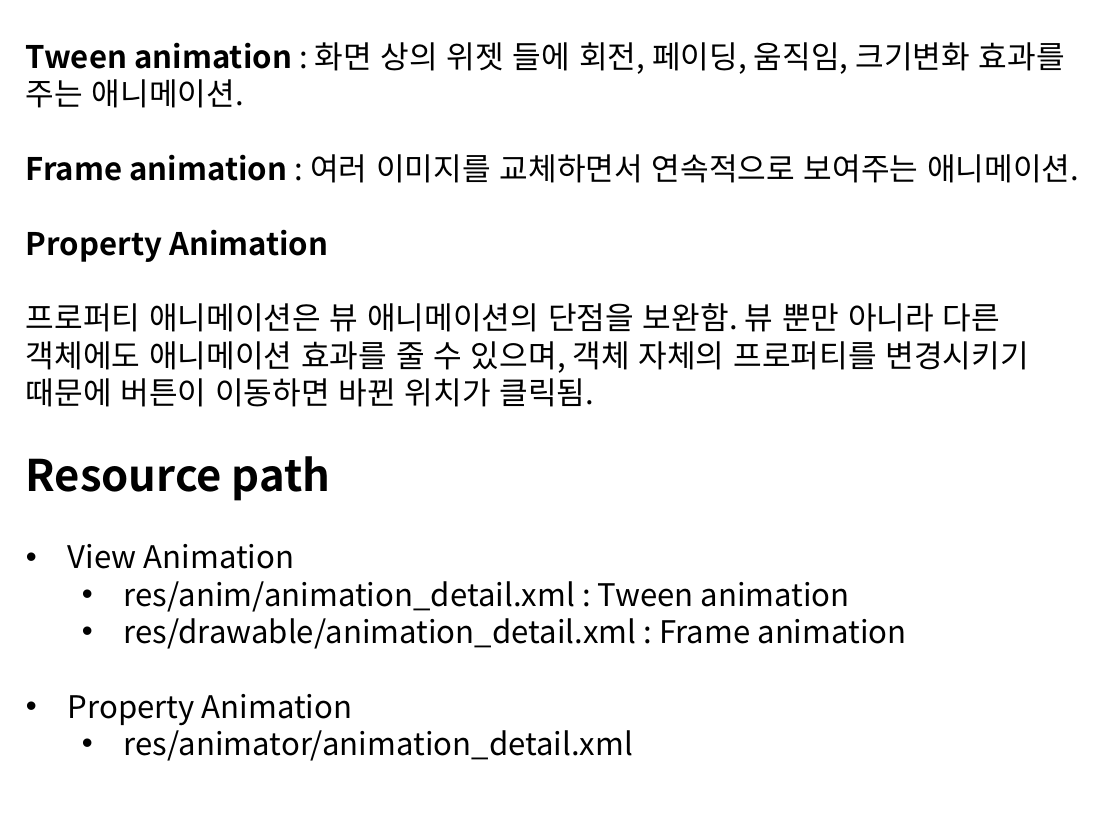
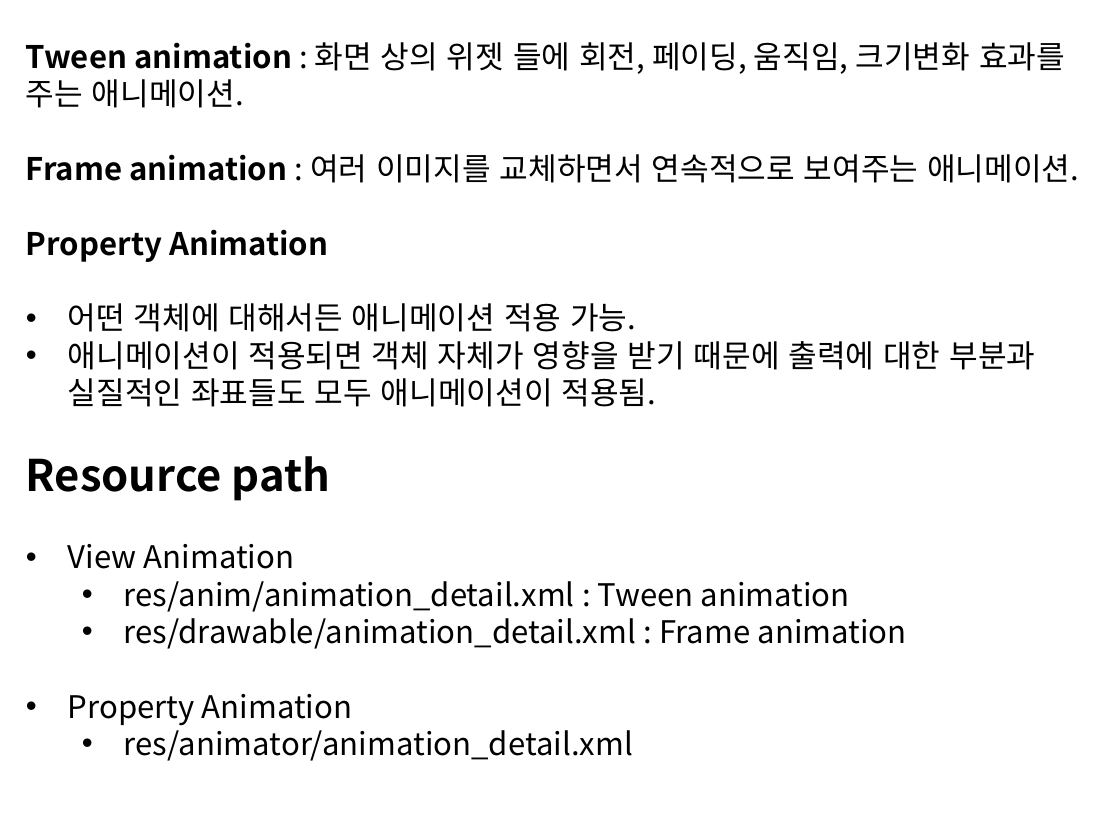
Before and after one commit to sc545/Beacon, a slide deck: slide 18 of 안드로이드 UI.pptx (slide 12 before the commit). Drawn at 1120x840 pixels with LibreOffice and Linux fonts; fonts in the diff are those of the drawing. Boxes give left, top, right and bottom in pixels: in the first picture for what was removed or moved away, otherwise in the second. Text is boxed around its words. In the diff, an @@ line names an element or a change of style, - is before the commit and + after.

```diff
--- a/안드로이드 UI.pptx
+++ b/안드로이드 UI.pptx
@@ text at (x1=68, y1=303, x2=1035, y2=407): text changed @@
-프로퍼티 애니메이션은 뷰 애니메이션의 단점을 보완함. 뷰 뿐만 아니라 다른 객체에도 애니메이션 효과를 줄 수 있으며, 객체 자체의 프로퍼티를 변경시키기 때문에 버튼이 이동하면 바뀐 위치가 클릭됨.
+• 어떤 객체에 대해서든 애니메이션 적용 가능.
+• 애니메이션이 적용되면 객체 자체가 영향을 받기 때문에 출력에 대한 부분과 실질적인 좌표들도 모두 애니메이션이 적용됨.
```
Also in this commit, not shown: 7 other slides changed, 6 slides added, 17 slides removed, 17 other files.
